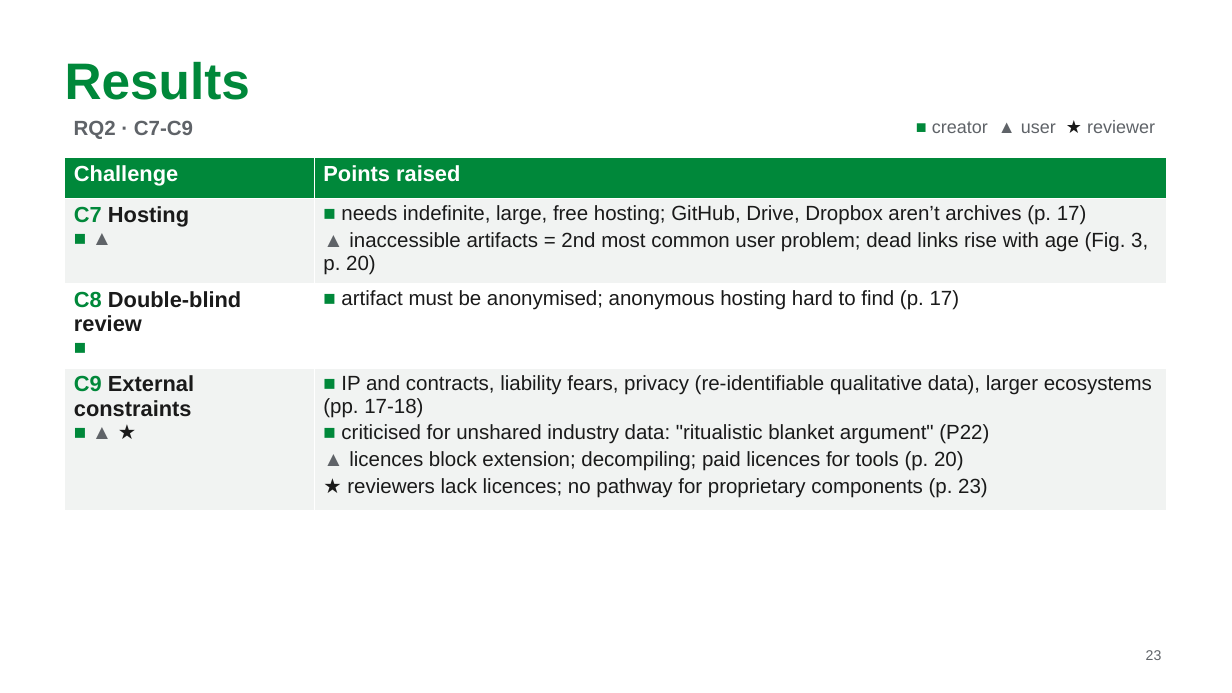
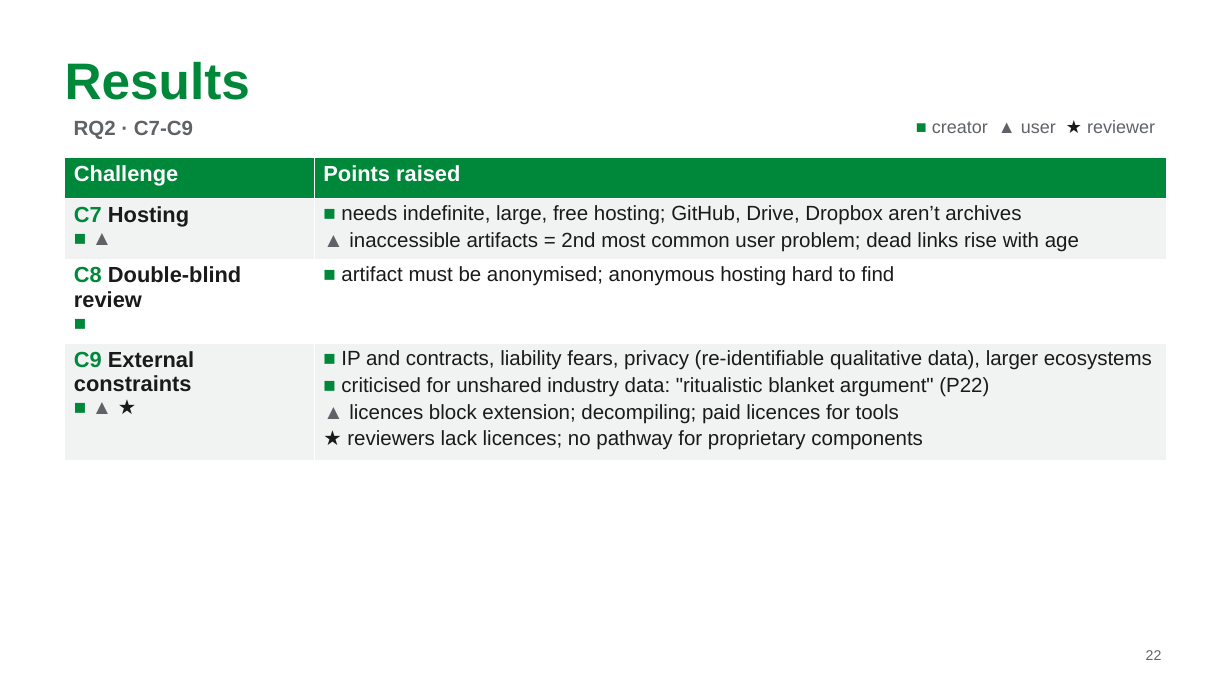
Before and after one commit to MarkAndreDuesing/Reprod_Docs_And_Notes, a slide deck: slide 22 of Vorl_2/slides/lecture2-team-paper2.pptx (slide 23 before the commit). Drawn at 1232x693 pixels with LibreOffice and Linux fonts; fonts in the diff are those of the drawing. Boxes give left, top, right and bottom in pixels: in the first picture for what was removed or moved away, otherwise in the second. Text is boxed around its words. In the diff, an @@ line names an element or a change of style, - is before the commit and + after.

```diff
--- a/Vorl_2/slides/lecture2-team-paper2.pptx
+++ b/Vorl_2/slides/lecture2-team-paper2.pptx
@@ table at [65,157,1167,454] @@
-row 2, column 2: ■ needs indefinite, large, free hosting; GitHub, Drive, Dropbox aren’t archives (p. 17) / ▲ inaccessible artifacts = 2nd most common user problem; dead links rise with age (Fig. 3, p. 20)
+row 2, column 2: ■ needs indefinite, large, free hosting; GitHub, Drive, Dropbox aren’t archives / ▲ inaccessible artifacts = 2nd most common user problem; dead links rise with age
-row 3, column 2: ■ artifact must be anonymised; anonymous hosting hard to find (p. 17)
+row 3, column 2: ■ artifact must be anonymised; anonymous hosting hard to find
@@ row 4, column 2: "■ IP and contracts, liability fears, privacy (re-identifiable qualitative data), larger ecosystems (pp. 17-18) / ■ criticised for unshared industry data: "ritualistic blanket argument" (P22) / ▲ licences block extension; decompiling; paid licences for tools (p. 20) / ★ reviewers lack licences; no pathway for proprietary components (p. 23)" to "■ IP and contracts, liability fears, privacy (re-identifiable qualitative data), larger ecosystems / ■ criticised for unshared industry data: "ritualistic blanket argument" (P22) / ▲ licences block extension; decompiling; paid licences for tools / ★ reviewers lack licences; no pathway for proprietary components" @@
```
Also in this commit, not shown: 11 other slides changed, 1 slide added, 1 slide removed, 1 other file.
